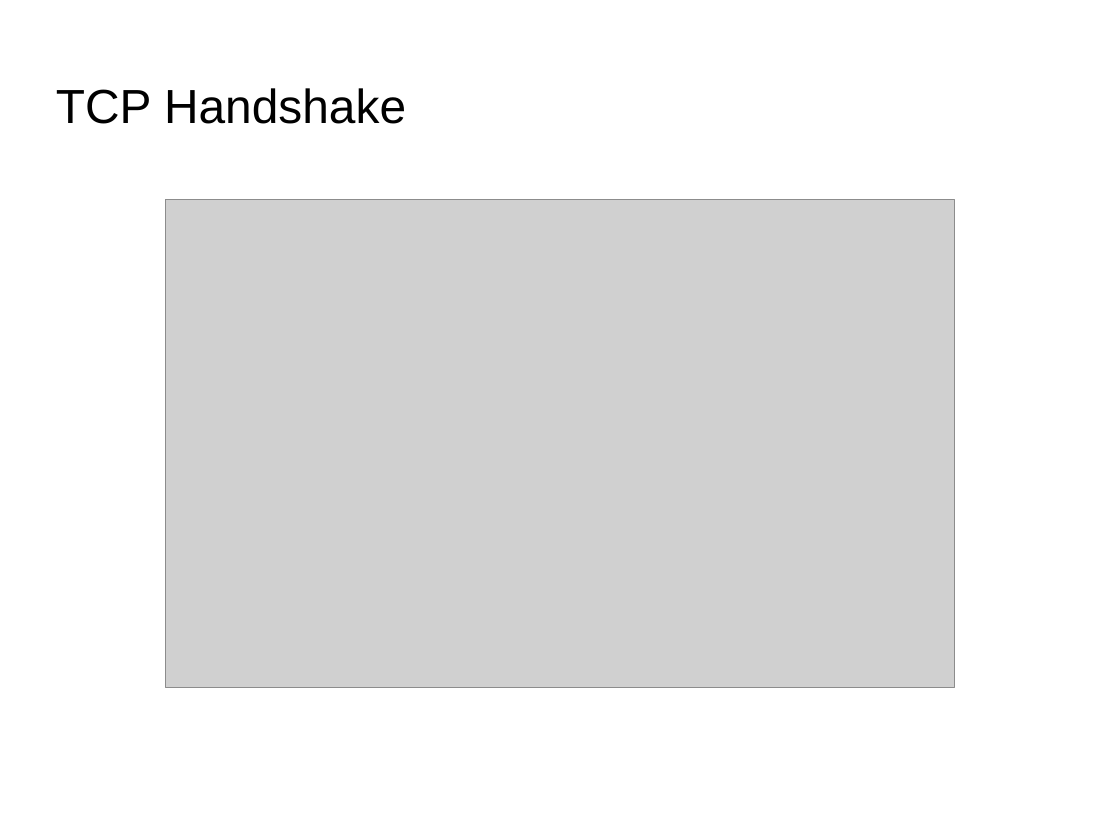
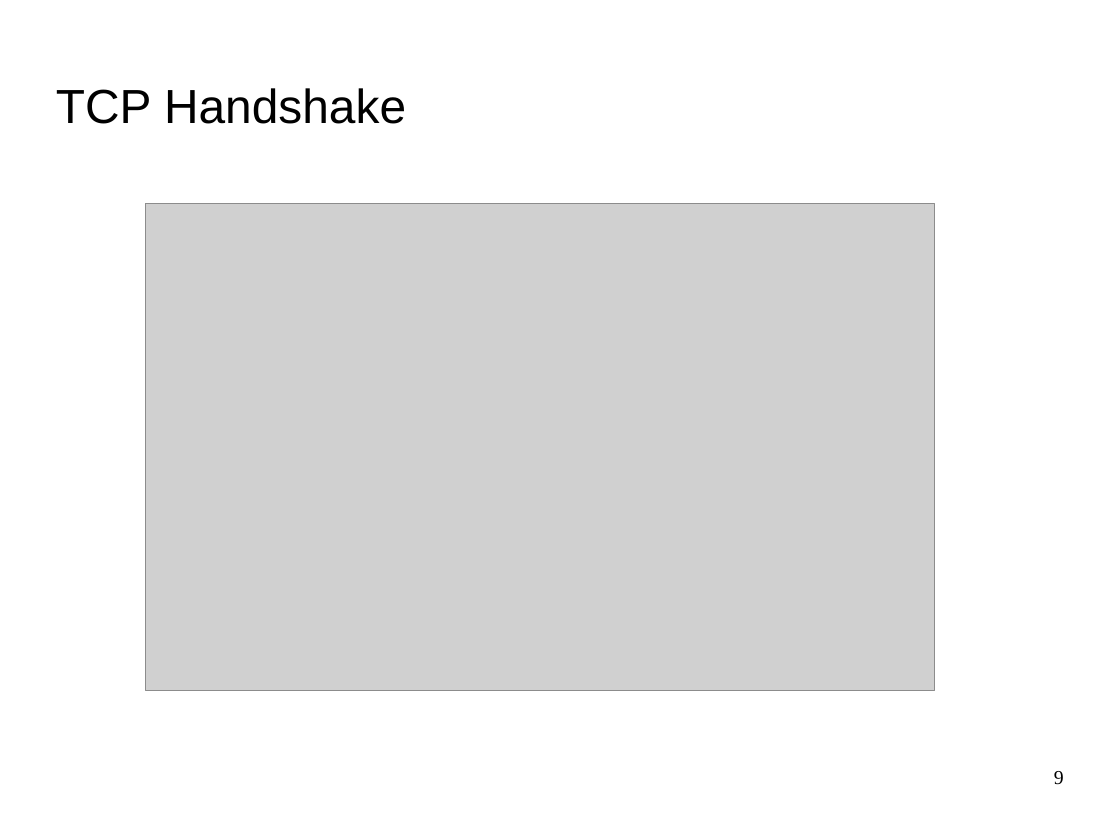
Before and after one commit to herrBez/PortScanner, a slide deck: slide 9 of slides/presentation.odp (slide 8 before the commit). Drawn at 1120x840 pixels with LibreOffice and Linux fonts; fonts in the diff are those of the drawing; grey boxes stand for pictures; background and template pictures are left out. Boxes give left, top, right and bottom in pixels: in the first picture for what was removed or moved away, otherwise in the second. Text is boxed around its words. In the diff, an @@ line names an element or a change of style, - is before the commit and + after.

```diff
--- a/slides/presentation.odp
+++ b/slides/presentation.odp
@@ picture: place and size @@
-picture at [166, 200, 954, 687]
+picture at [146, 204, 935, 691]
@@ page number added at [1054, 771, 1064, 785], 14 pt, text #000000 @@
+9
```
Also in this commit, not shown: 20 other slides changed, 2 slides added.
